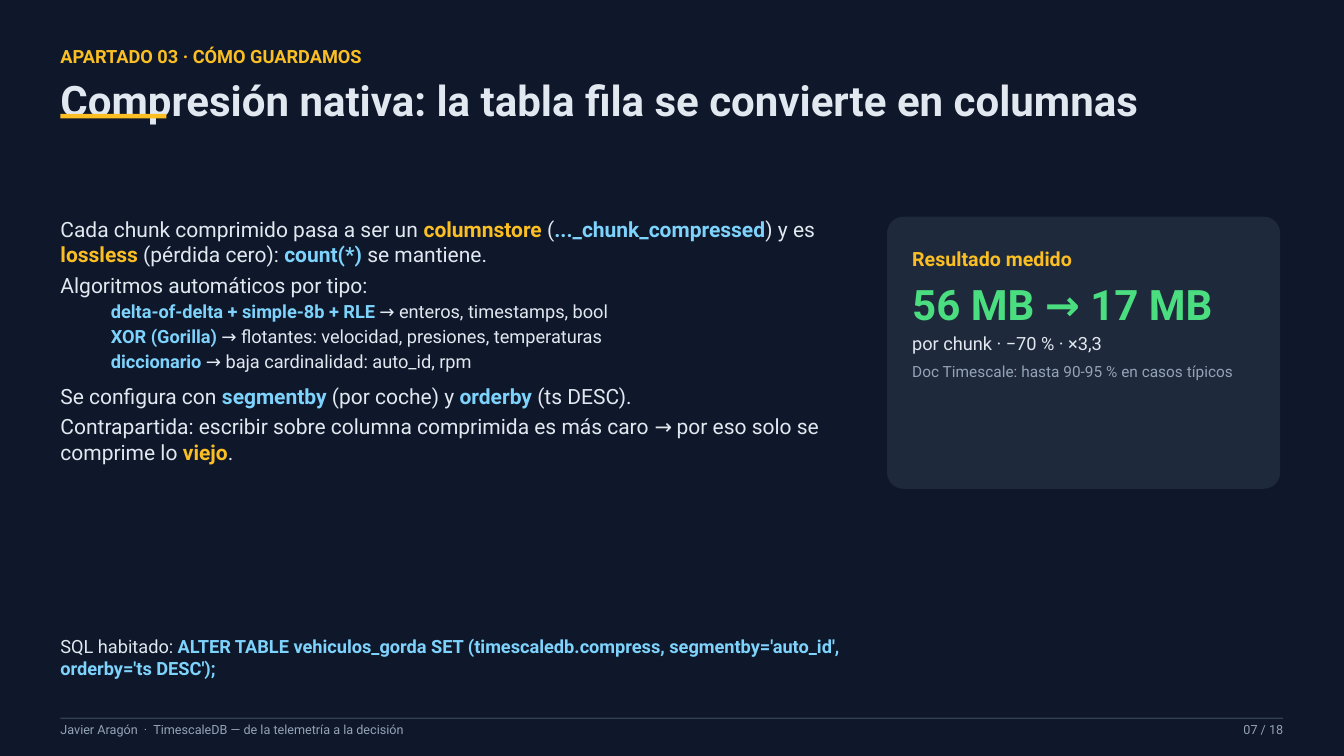
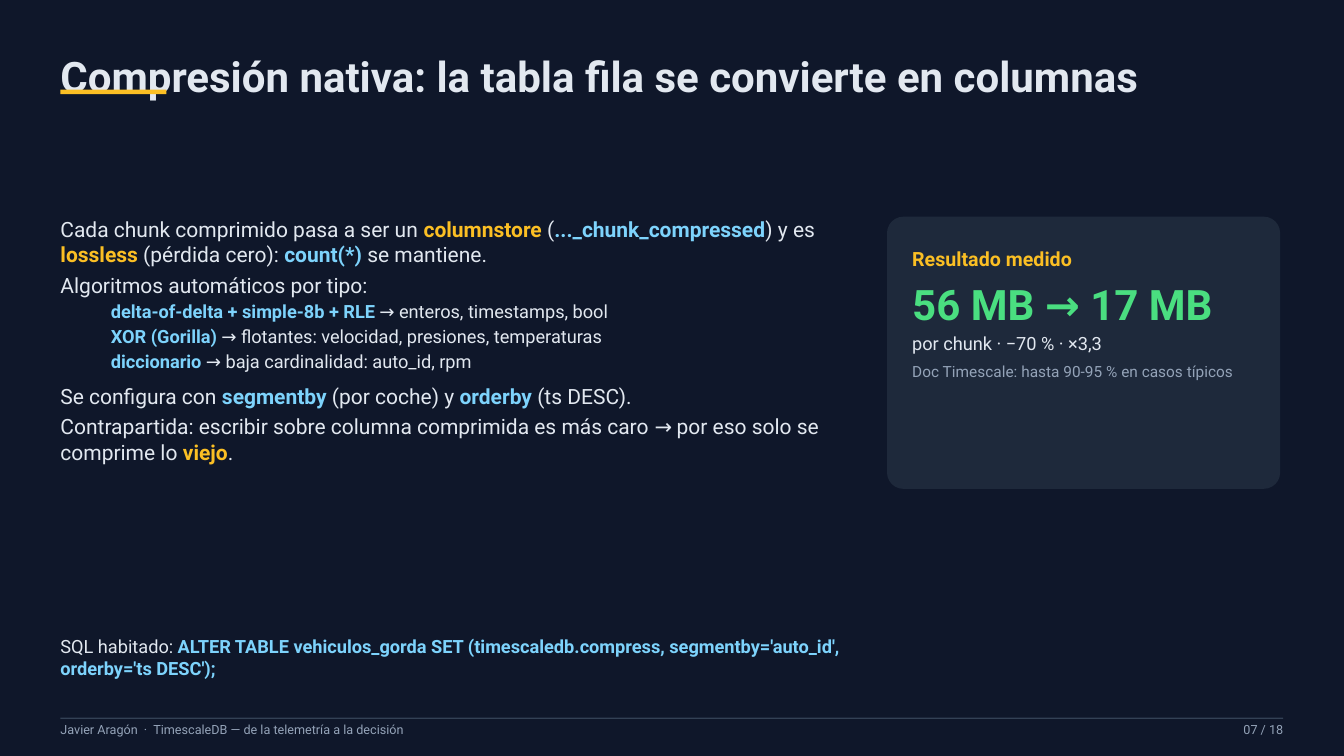
Before and after one commit to xavipuerto/autometrics-demo, a slide deck: slide 7 of presentacion/TimescaleDB-PPT-Javier.pptx. Drawn at 1344x756 pixels with LibreOffice and Linux fonts; fonts in the diff are those of the drawing. Boxes give left, top, right and bottom in pixels: in the first picture for what was removed or moved away, otherwise in the second. Text is boxed around its words. In the diff, an @@ line names an element or a change of style, - is before the commit and + after.

```diff
--- a/presentacion/TimescaleDB-PPT-Javier.pptx
+++ b/presentacion/TimescaleDB-PPT-Javier.pptx
@@ text "Compresión nativa: la tabla fila ...": place and size @@
-text "Compresión nativa: la tabla fila ..." at box(60, 84, 1138, 125)
+text "Compresión nativa: la tabla fila ..." at box(60, 60, 1138, 101)
@@ text removed at box(60, 47, 361, 63) @@
-APARTADO 03 · CÓMO GUARDAMOS
@@ rectangle: place and size @@
-rectangle at box(60, 114, 166, 118)
+rectangle at box(60, 90, 166, 94)
```
Also in this commit, not shown: 14 other slides changed, 1 slide added, 1 slide removed, 2 other files.
